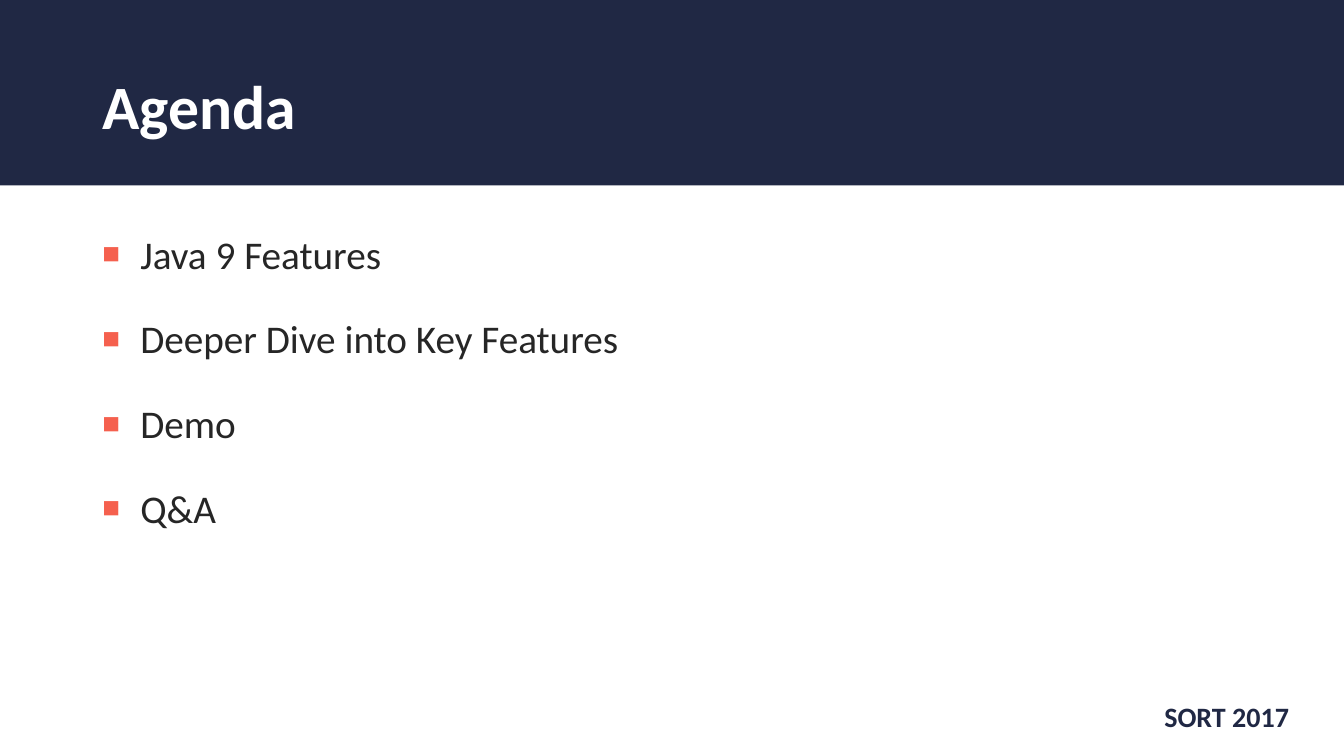
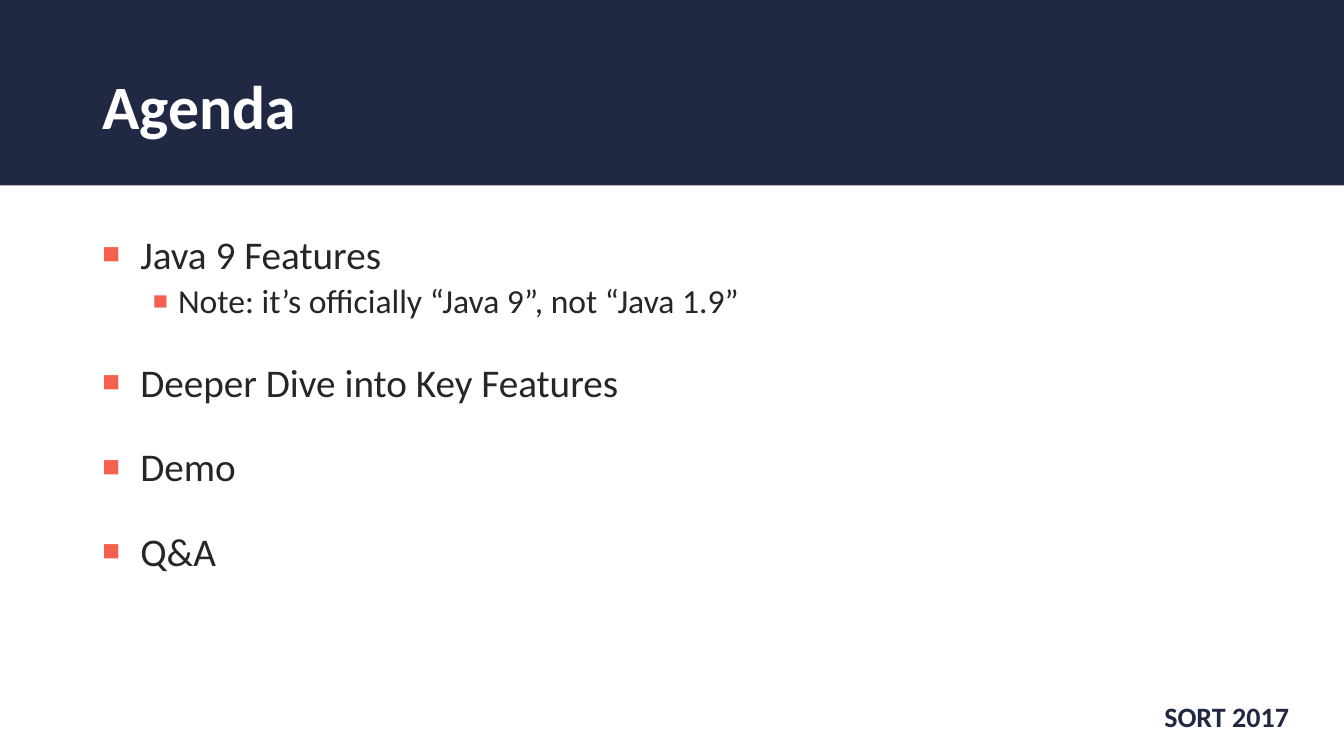
Before and after one commit to wjohnson000/java9-sort, a slide deck: slide 2 of sort-2017-java9.pptx. Drawn at 1344x756 pixels with LibreOffice and Linux fonts; fonts in the diff are those of the drawing; background and template pictures are left out. Boxes give left, top, right and bottom in pixels: in the first picture for what was removed or moved away, otherwise in the second. Text is boxed around its words. In the diff, an @@ line names an element or a change of style, - is before the commit and + after.

```diff
--- a/sort-2017-java9.pptx
+++ b/sort-2017-java9.pptx
@@ text at <box>178,289,739,319</box>: paragraph added @@
+  ■ Note: it’s officially “Java 9”, not “Java 1.9”
```
Also in this commit, not shown: 11 other slides changed, 2 slides added, 9 other files.
